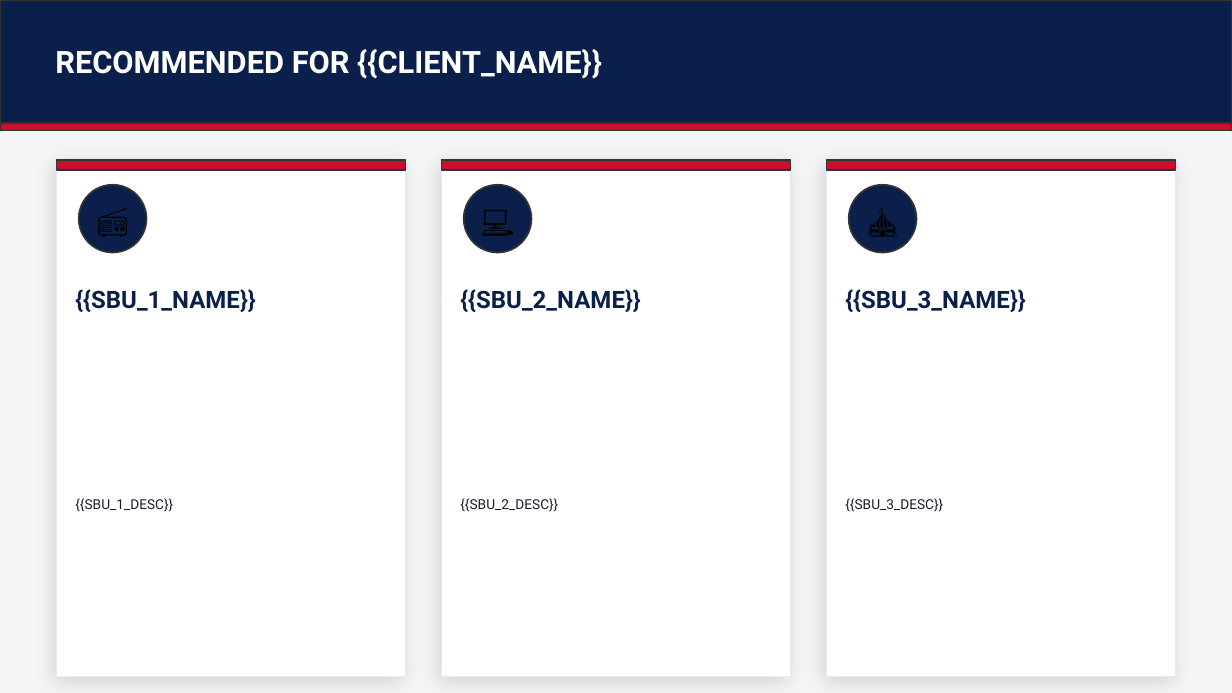
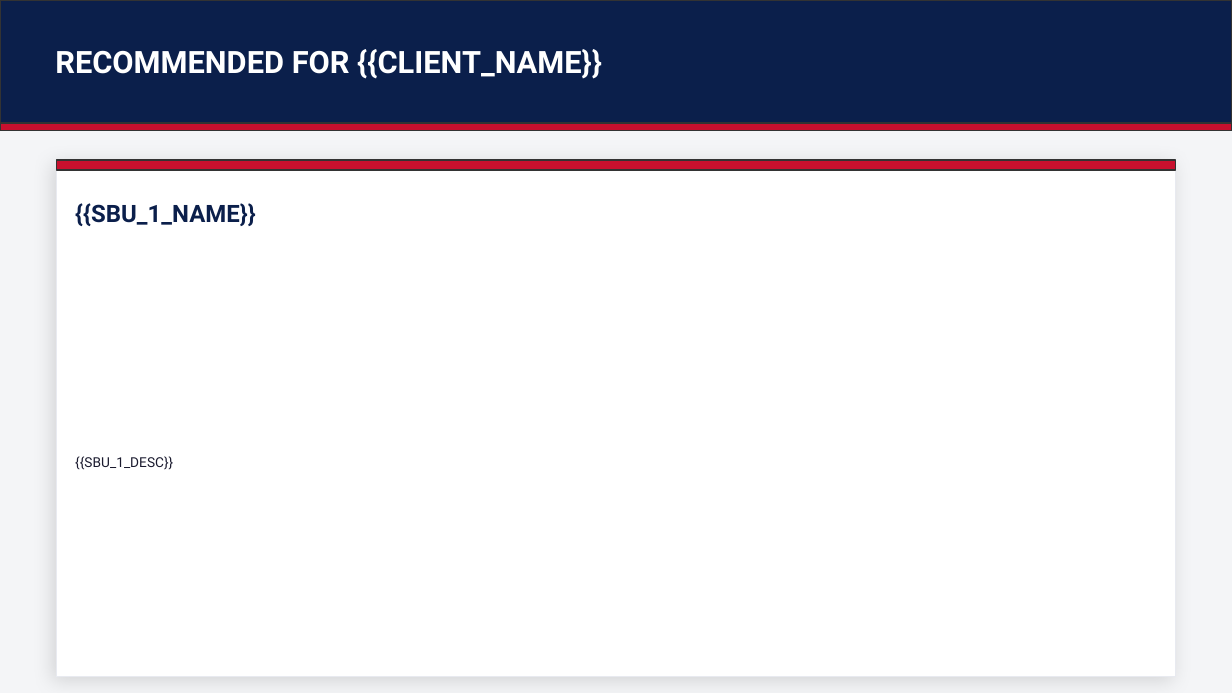
Before and after one commit to reesetirona/mbc-media-kit, a slide deck: slide 4 of master-deck/MBC_MASTER_DECK.pptx (slide 3 before the commit). Drawn at 1232x693 pixels with LibreOffice and Linux fonts; fonts in the diff are those of the drawing. Boxes give left, top, right and bottom in pixels: in the first picture for what was removed or moved away, otherwise in the second. Text is boxed around its words. In the diff, an @@ line names an element or a change of style, - is before the commit and + after.

```diff
--- a/master-deck/MBC_MASTER_DECK.pptx
+++ b/master-deck/MBC_MASTER_DECK.pptx
@@ rectangle: place and size @@
-rectangle at (57, 160, 405, 676)
+rectangle at (57, 160, 1175, 676)
@@ rectangle: place and size @@
-rectangle at (57, 160, 405, 170)
+rectangle at (57, 160, 1175, 170)
@@ rectangle removed at (441, 160, 790, 676) @@
@@ rectangle removed at (441, 160, 790, 170) @@
@@ rectangle removed at (827, 160, 1175, 676) @@
@@ rectangle removed at (827, 160, 1175, 170) @@
@@ text "{{SBU_1_NAME}}": place and size @@
-text "{{SBU_1_NAME}}" at (75, 289, 256, 312)
+text "{{SBU_1_NAME}}" at (75, 203, 256, 226)
@@ ellipse removed at (79, 185, 147, 253) @@
@@ text removed at (79, 185, 147, 253) @@
-📻
@@ ellipse removed at (463, 185, 531, 253) @@
@@ text removed at (463, 185, 531, 253) @@
-💻
@@ ellipse removed at (849, 185, 917, 253) @@
@@ text removed at (849, 185, 917, 253) @@
-🎪
@@ text "{{SBU_1_DESC}}": place and size @@
-text "{{SBU_1_DESC}}" at (75, 498, 173, 512)
+text "{{SBU_1_DESC}}" at (75, 456, 173, 470)
@@ text removed at (460, 289, 641, 312) @@
-{{SBU_2_NAME}}
@@ text removed at (845, 289, 1026, 312) @@
-{{SBU_3_NAME}}
@@ text removed at (460, 498, 558, 512) @@
-{{SBU_2_DESC}}
@@ text removed at (845, 498, 943, 512) @@
-{{SBU_3_DESC}}
```
Also in this commit, not shown: 3 other slides changed, 4 slides added.
